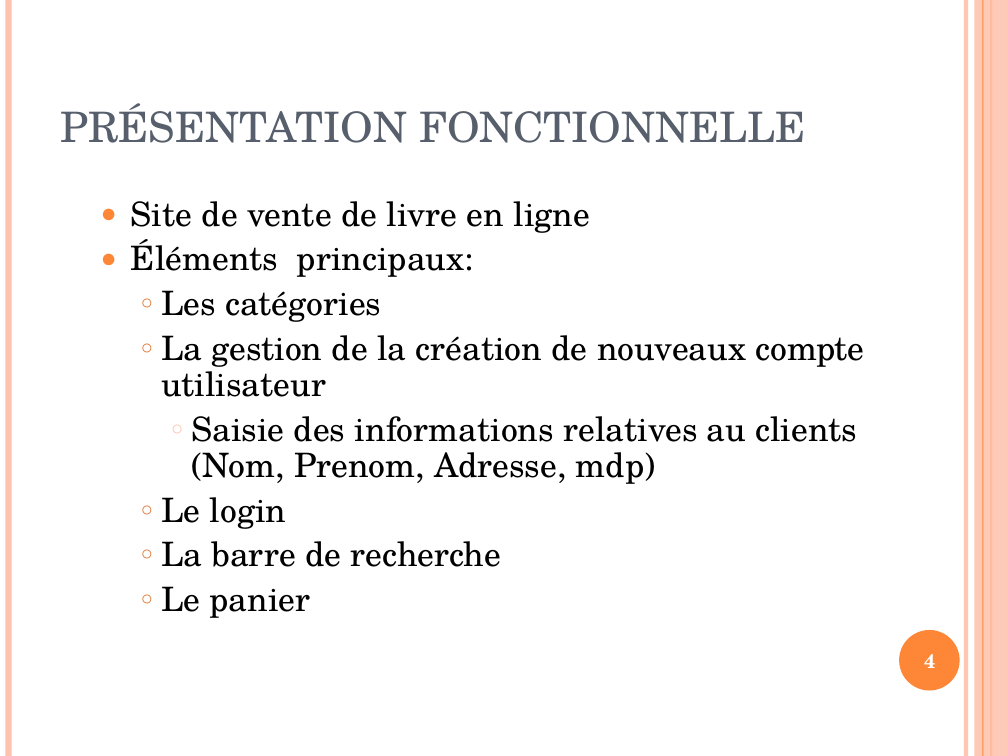
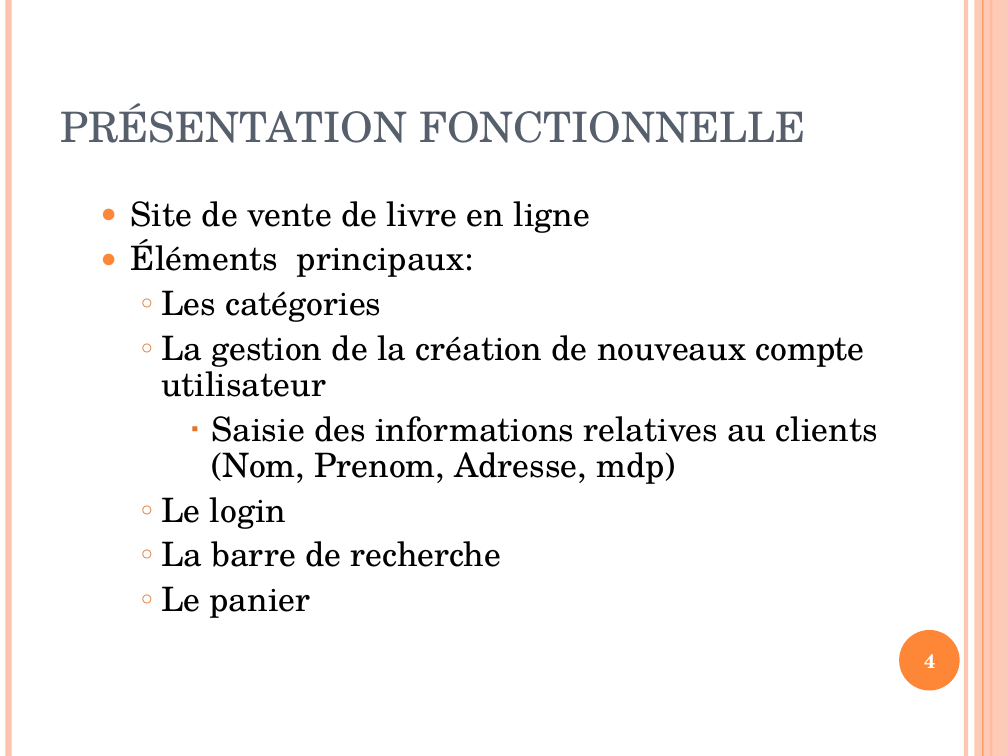
Before and after one commit to carlatgithub/jungleprod, a slide deck: slide 4 of SiteDeVenteEJungle.ppt. Drawn at 1008x756 pixels with LibreOffice and Linux fonts; fonts in the diff are those of the drawing. Boxes give left, top, right and bottom in pixels: in the first picture for what was removed or moved away, otherwise in the second. Text is boxed around its words. In the diff, an @@ line names an element or a change of style, - is before the commit and + after.

```diff
--- a/SiteDeVenteEJungle.ppt
+++ b/SiteDeVenteEJungle.ppt
@@ text at <box>211,416,878,484</box>: bullet ○ to ▪; bullet colour #FEC3AE to #E0752F @@
```
Also in this commit, not shown: 7 other slides changed, 1 slide added.
